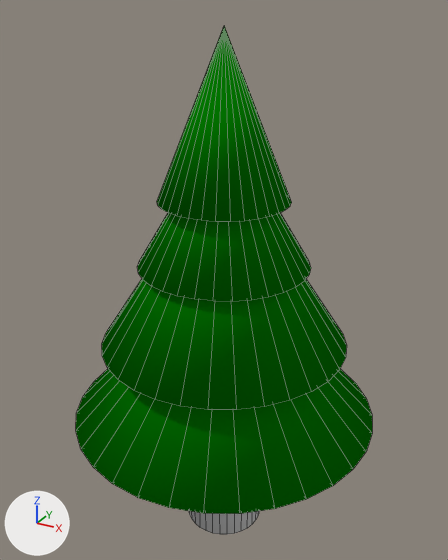
The Blender file 就職作品/ModelData/XmasTree.blend: old version first, new version second.
Before and after are seen from a 50 mm camera at (43.8, -79.6, 86.8) aimed at (-0.9, 1.5, 46.3). The lights are fixed; the arrows at lower left show +X, +Y and +Z. Mesh edges are drawn as thin lines.

Before the edit, the objects in view are built like this:
```python
me_xmastree = bpy.data.meshes.new('XmasTree')
me_xmastree.from_pydata(...)  # 260 vertices, 261 faces; spans x -3.79..3.79, y -3.79..3.79, z 0.0..12.62
me_xmastree.polygons.foreach_set('use_smooth', [True] * 261)
# faces by material slot: [65, 196]
me_xmastree.materials.append(mat_material)  # its picture is missing
me_xmastree.materials.append(mat_materialleaf)  # dark green #037800
ob_xmastree = bpy.data.objects.new('XmasTree', me_xmastree)
ob_xmastree.location = (0.0, 0.0, 0.0)
ob_xmastree.scale = (6.71, 6.71, 6.71)
```
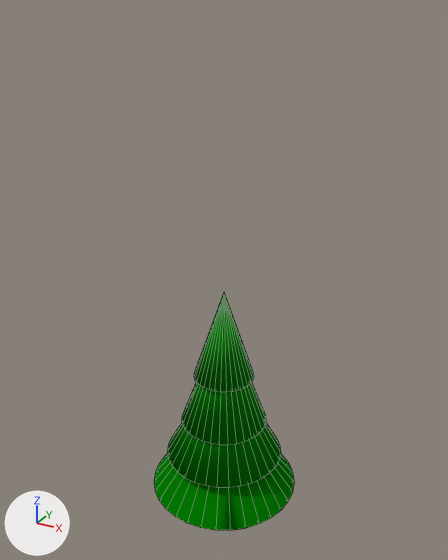
Where the change shows, as pixel boxes (x1, y1, x2, y2) in the pictures (448 x 560 px):
'XmasTree', reshaped, rescaled (53% narrower, 53% shorter): before (76, 26, 372, 534); after (154, 293, 294, 530)

Edits to the bpy script that builds the scene:
```text
Change me_xmastree:
    used by ob_xmastree; location = (0.0, 0.0, 0.0); scale = (6.71, 6.71, 6.71)
    remove me_xmastree.from_pydata(...)  # 260 vertices, 261 faces; spans x -3.79..3.79, y -3.79..3.79, z 0.0..12.62
    add me_xmastree.from_pydata(...)  # 291 vertices, 261 faces; spans x -3.79..3.79, y -3.79..3.79, z 0.0..13.89
    me_xmastree part 1
    32 faces are deleted
    32 vertices in x -3.79..3.79, y -3.79..3.79, z 3.43 move by (0.0, 0.0, -1.2)
    32 vertices in x -1.0..1.0, y -1.0..1.0, z 3.33 move by (0.0, 0.0, -1.06)
    32 vertices in x -1.51..1.51, y -1.51..1.51, z 8.97 move by (0.0, 0.0, 0.08)
    32 vertices in x -3.0..3.0, y -3.0..3.0, z 5.43 move by (0.0, 0.0, -1.16)
    34 vertices move from x -2.03..2.03, y -2.03..2.03, z 7.43..12.62 to x -2.19..2.19, y -2.19..2.19, z 6.33..13.89
    31 vertices are added at x -3.79..3.79, y -3.79..3.79, z 2.23
    32 new faces join them, mat_materialleaf (dark green #037800)
Change ob_xmastree:
    ob_xmastree.scale: (6.71, 6.71, 6.71) -> (3.4, 3.4, 3.24)
```
